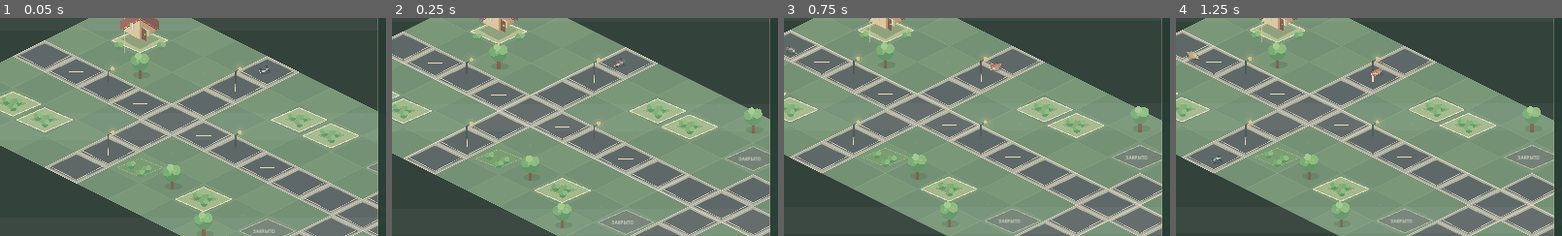
Above: before the commit, frames 1-4 (left to right).
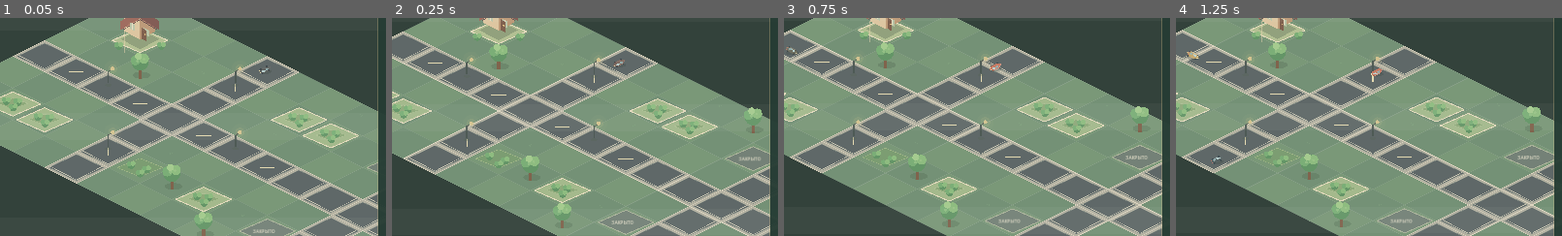
Above: after the commit, the same moments.

Repository: wellbi-creator/rayon-za-rubl
Game: Godot game, scene res://scenes/main.tscn
Two runs of this game, one before a commit and one after it. Both use one fixed random seed, a clock stepped at 60 frames per second and the inputs below.
Inputs (mouse positions are % of the whole screen's width and height, from its top left):
- Up to frame 1 (0.05 s): no input
- Up to frame 2 (0.25 s): no input
- Up to frame 3 (0.75 s): move the mouse to (72, 45) at 0.52 s; hold D from 0.53 s (still down); click (72, 45) at 0.67 s
- Up to frame 4 (1.25 s): keep holding D
The pictures show only the part of the screen within x 24-74%, y 25-75%; the shares and areas given below are measured in that part.

The runs differ from the first frame. In frame 2, 0.2% of the frame differs, in the area x 93-98%, y 68-76%; in frame 3, 0.3%, in the area x 92-98%, y 66-76%; in frame 4, 0.3%.

Commit message:
Fix: build the new street outward from its connected junction

Diff:
--- a/scripts/world/isometric_district_world.gd
+++ b/scripts/world/isometric_district_world.gd
@@ -62,10 +62,9 @@
 func _ready() -> void:
 	road_path_network = RoadPathNetwork.new()
 	road_path_network.configure(MAP_WIDTH, MAP_HEIGHT, 3, 4)
-	# The east quarter is connected to the starter arterial by its own north-south street.
-	for y in range(MAP_HEIGHT):
-		if y != 3:
-			road_path_network.add_road_cell(Vector2i(10, y))
+	# Extend from the central road outward so every new cell touches the existing graph.
+	for y in [2, 1, 0, 4, 5, 6]:
+		road_path_network.add_road_cell(Vector2i(10, y))
 	for lamp_cell in [Vector2i(2, 3), Vector2i(6, 3), Vector2i(4, 1), Vector2i(4, 5)]:
 		road_lamp_cells[lamp_cell] = true
 	for i in PLOT_CELLS.size():
